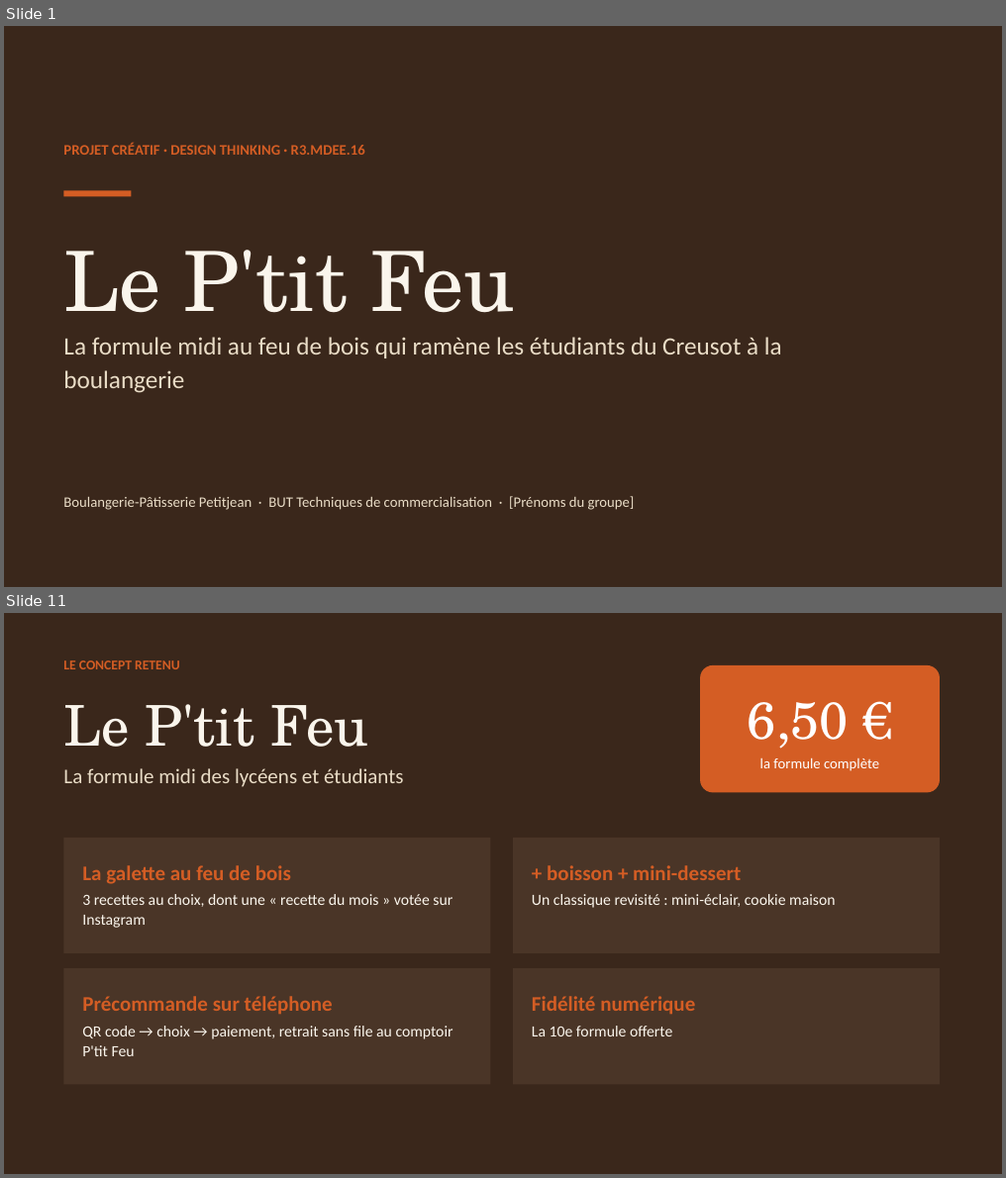
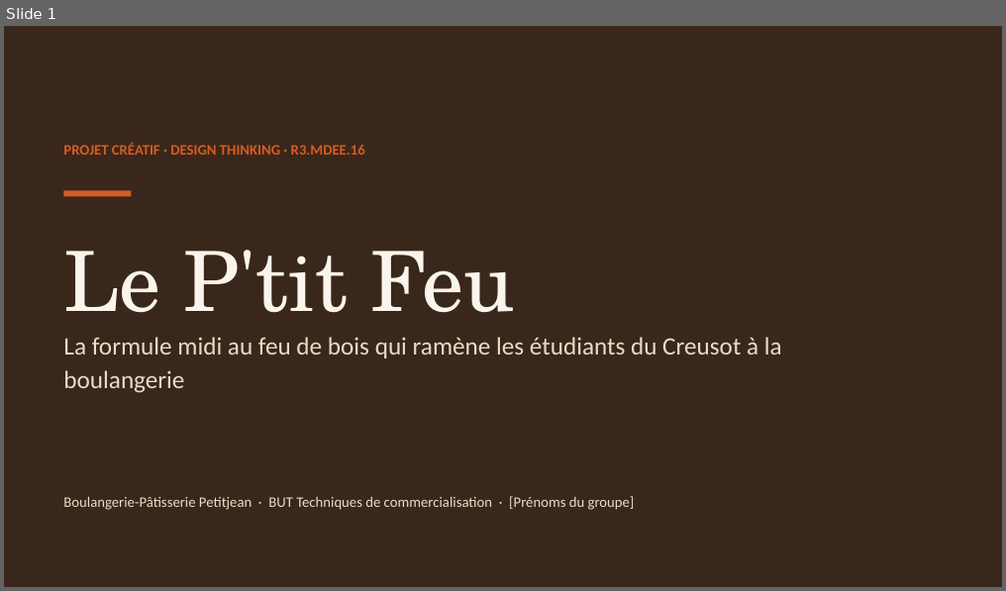
Before and after one commit to matheoguz/Devoir-TC-, a slide deck: design-thinking-petitjean/Le-Ptit-Feu-diapo.pptx. Shown one above the other, each under a label of ours: slides 1 and 11 before the commit, slide 1 after it; the slides between them are not shown. The pictures are 1006x1178 and 1006x591 pixels, drawn with LibreOffice and Linux fonts; fonts in the diff are those of the drawing. Boxes give left, top, right and bottom in pixels: in the first picture for what was removed or moved away, otherwise in the second. Text is boxed around its words. In the diff, an @@ line names an element or a change of style, - is before the commit and + after.

```diff
--- a/design-thinking-petitjean/Le-Ptit-Feu-diapo.pptx
+++ b/design-thinking-petitjean/Le-Ptit-Feu-diapo.pptx
@@ slide 11 removed at [4,613,1002,1174], background #3A271B @@
@@ text removed at [63,661,180,669] @@
-LE CONCEPT RETENU
@@ rounded rectangle removed at [700,665,940,792] @@
@@ text removed at [63,704,369,747] @@
-Le P'tit Feu
@@ text removed at [747,702,848,749] @@
-6,50 €
@@ text removed at [760,758,879,771] @@
-la formule complète
@@ text removed at [63,768,403,787] @@
-La formule midi des lycéens et étudiants
@@ rectangle removed at [63,838,491,954] @@
@@ rectangle removed at [513,838,940,954] @@
@@ text removed at [82,865,291,884] @@
-La galette au feu de bois
@@ text removed at [547,865,741,880] @@
-+ boisson + mini-dessert
@@ text removed at [82,894,452,928] @@
-3 recettes au choix, dont une « recette du mois » votée sur Instagram
@@ text removed at [532,894,835,908] @@
-Un classique revisité : mini-éclair, cookie maison
@@ rectangle removed at [63,968,491,1084] @@
@@ rectangle removed at [513,968,940,1084] @@
@@ text removed at [82,996,333,1015] @@
-Précommande sur téléphone
@@ text removed at [532,996,695,1015] @@
-Fidélité numérique
@@ text removed at [82,1026,453,1057] @@
-QR code → choix → paiement, retrait sans file au comptoir P'tit Feu
@@ text removed at [532,1026,672,1037] @@
-La 10e formule offerte
```
Also in this commit, not shown: 5 slides changed, 4 slides added, 11 other slides removed, 4 other files.
